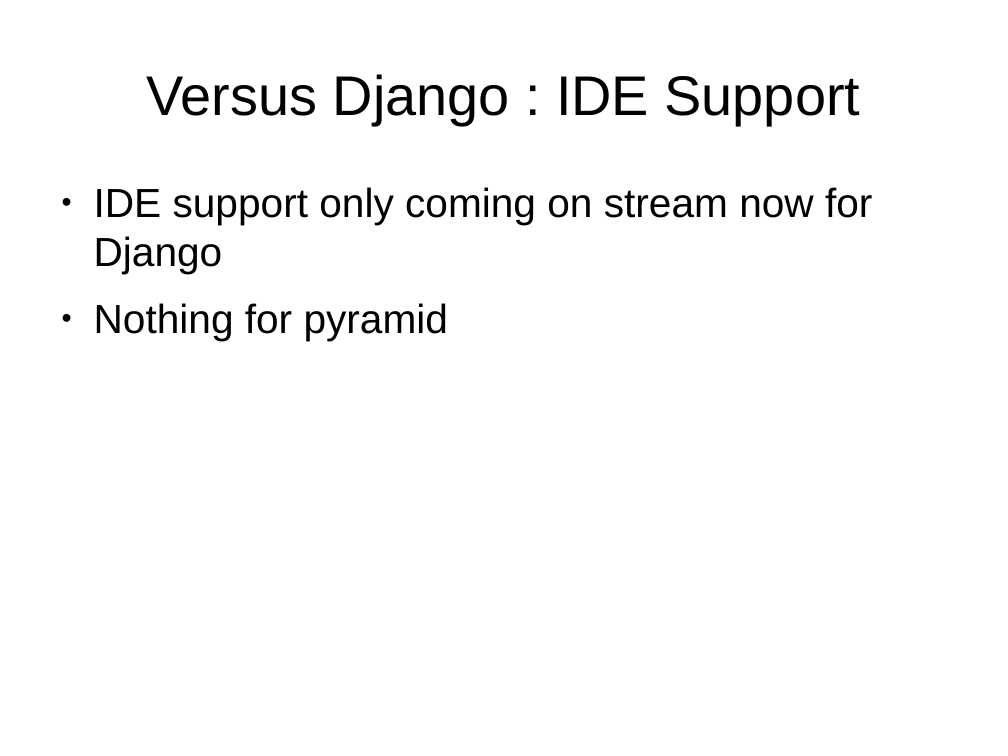
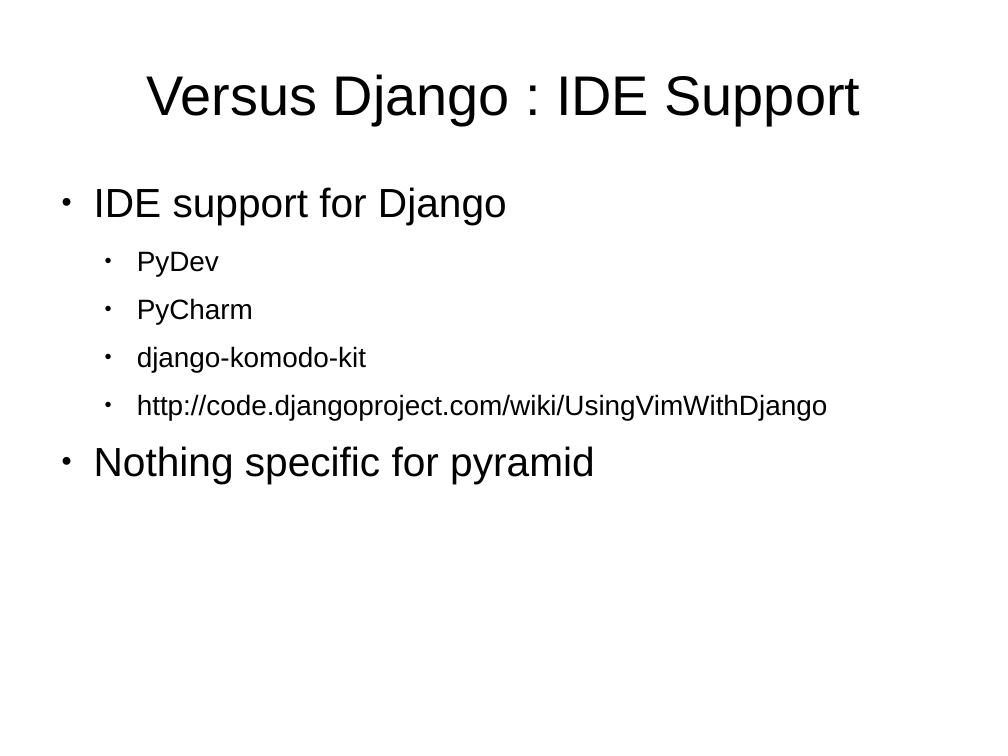
Before and after one commit to kevingill1966/pyramid-talk-may11, a slide deck: slide 13 of presentation.odp (slide 12 before the commit). Drawn at 1008x756 pixels with LibreOffice and Linux fonts; fonts in the diff are those of the drawing. Boxes give left, top, right and bottom in pixels: in the first picture for what was removed or moved away, otherwise in the second. Text is boxed around its words. In the diff, an @@ line names an element or a change of style, - is before the commit and + after.

Commit message:
Some small edits

```diff
--- a/presentation.odp
+++ b/presentation.odp
@@ text at <box>94,187,828,483</box>: text changed; size 32 to 22 pt @@
-● IDE support only coming on stream now for Django
-● Nothing for pyramid
+● IDE support for Django
+  ● PyDev
+  ● PyCharm
+  ● django-komodo-kit
+  ● http://code.djangoproject.com/wiki/UsingVimWithDjango
+● Nothing specific for pyramid
```
Also in this commit, not shown: 1 other slide changed, 1 slide added.
